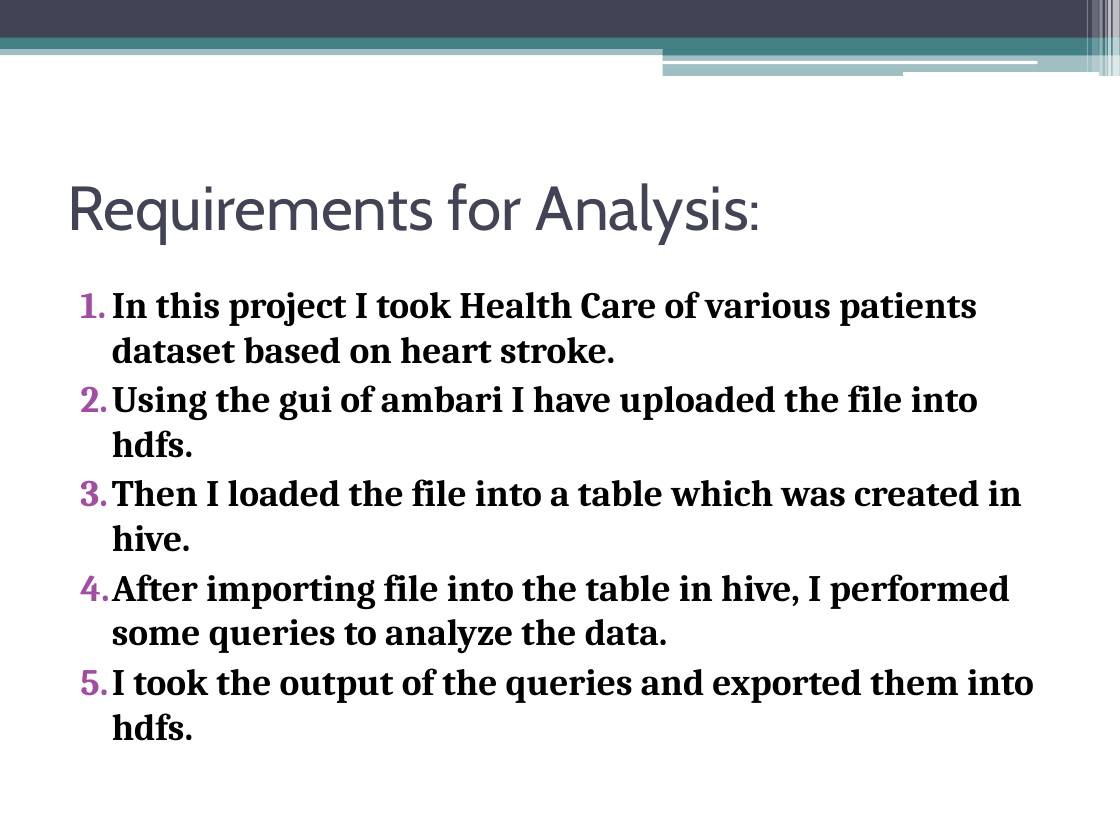
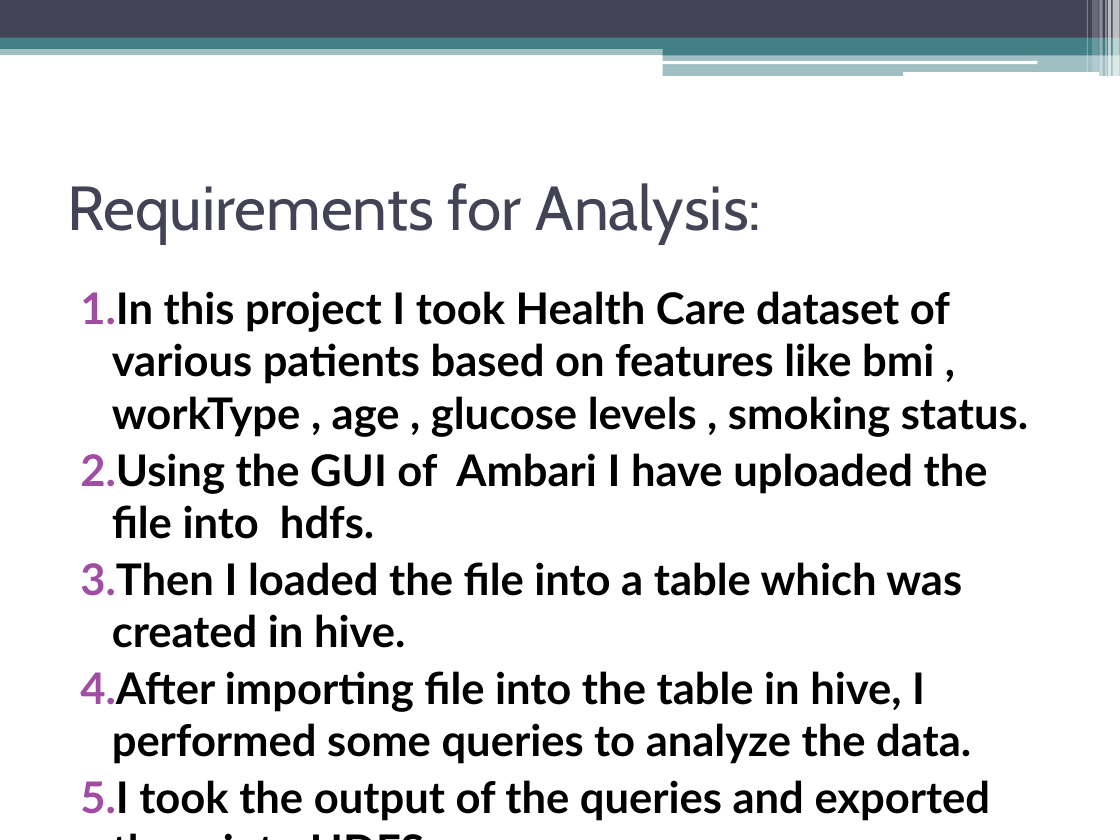
Before and after one commit to chaithragudimalla/Project1, a slide deck: slide 3 of project1.pptx. Drawn at 1120x840 pixels with LibreOffice and Linux fonts; fonts in the diff are those of the drawing. Boxes give left, top, right and bottom in pixels: in the first picture for what was removed or moved away, otherwise in the second. Text is boxed around its words. In the diff, an @@ line names an element or a change of style, - is before the commit and + after.

```diff
--- a/project1.pptx
+++ b/project1.pptx
@@ text at (x1=80, y1=291, x2=1028, y2=539): text changed; size 24 to 28 pt; font Cambria to Lato @@
-1. In this project I took Health Care of various patients dataset based on heart stroke.
-2. Using the gui of ambari I have uploaded the file into hdfs.
+1. In this project I took Health Care dataset of various patients based on features like bmi , workType , age , glucose levels , smoking status.
+2. Using the GUI of Ambari I have uploaded the file into hdfs.
@@ text at (x1=80, y1=562, x2=971, y2=764): size 24 to 28 pt, font Cambria to Lato in "Then I loaded the file into a ...", "After importing file into the table in ..." @@
@@ text at (x1=80, y1=780, x2=990, y2=821): text changed; size 24 to 28 pt; font Cambria to Lato @@
-5. I took the output of the queries and exported them into hdfs.
+5. I took the output of the queries and exported them into HDFS.
```
Also in this commit, not shown: 7 other slides changed, 2 slides added.
